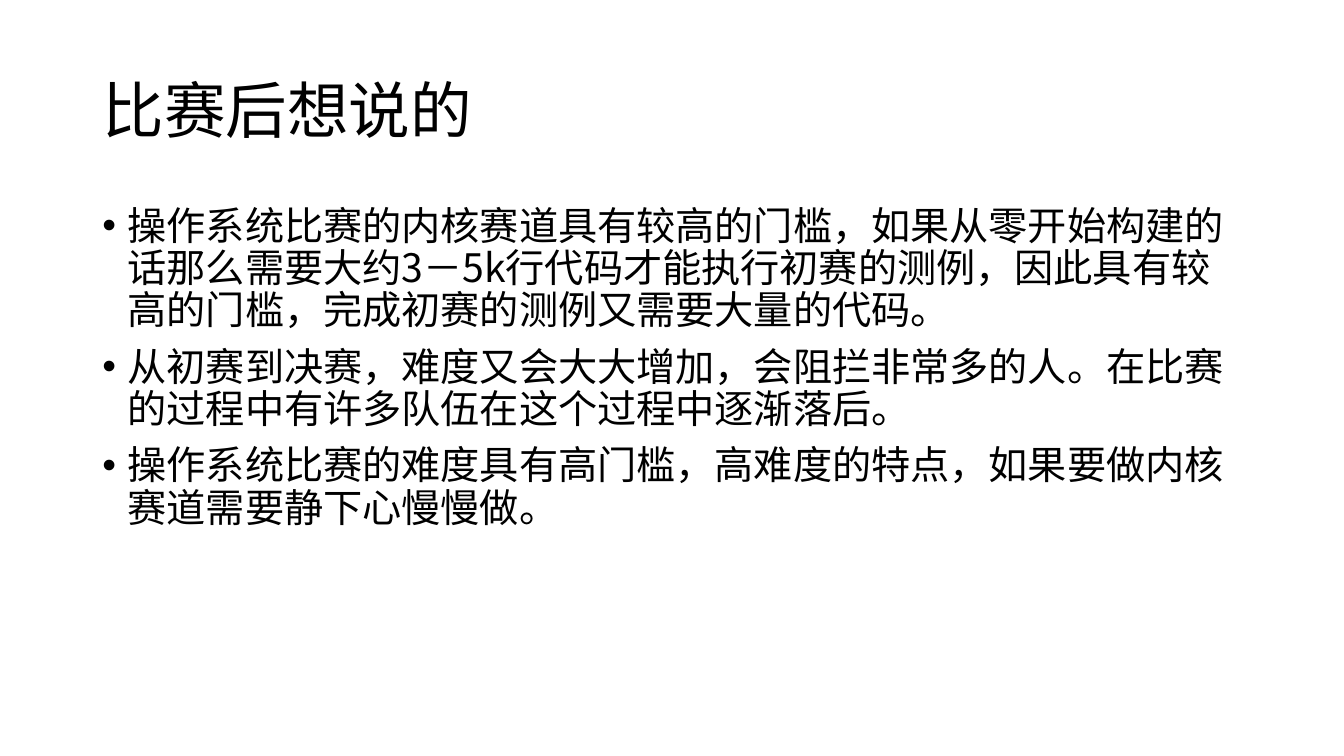
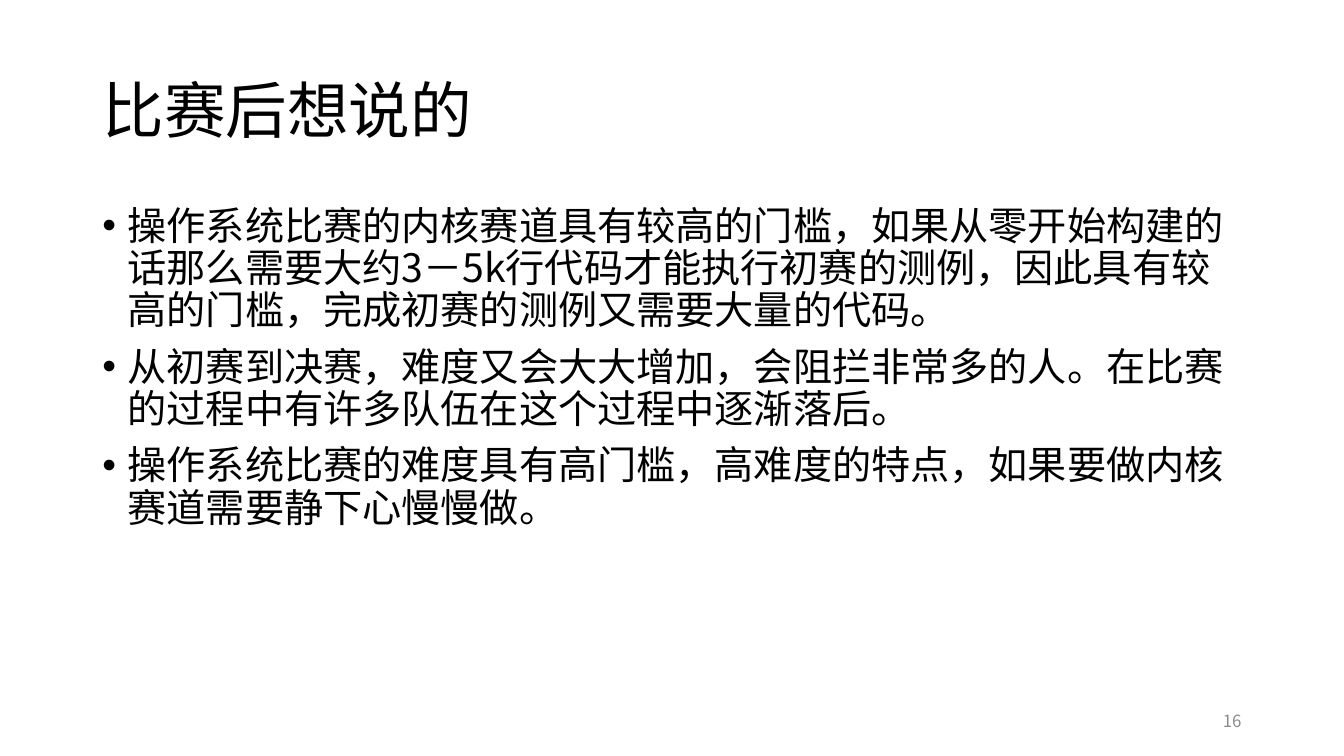
Before and after one commit to Byte-OS/ByteOS, a slide deck: slide 16 of docs/ByteOS设计分享.pptx (slide 17 before the commit). Drawn at 1344x756 pixels with LibreOffice and Linux fonts; fonts in the diff are those of the drawing. Boxes give left, top, right and bottom in pixels: in the first picture for what was removed or moved away, otherwise in the second. Text is boxed around its words. In the diff, an @@ line names an element or a change of style, - is before the commit and + after.

```diff
--- a/docs/ByteOS设计分享.pptx
+++ b/docs/ByteOS设计分享.pptx
@@ page number added at (1223,714,1242,727), 12 pt, text #8C8C8C @@
+16
```
Also in this commit, not shown: 15 other slides changed, 1 slide added, 1 slide removed.
